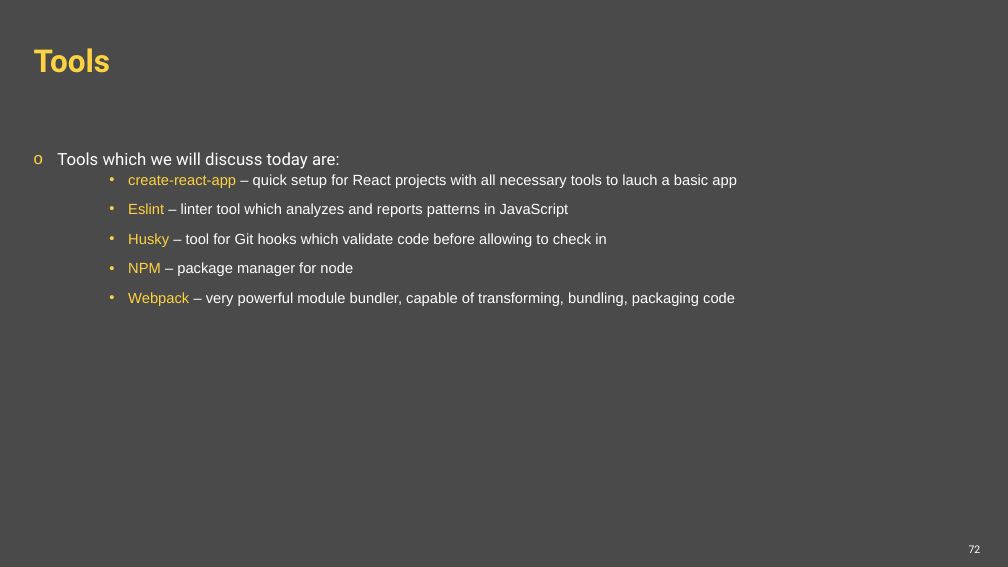
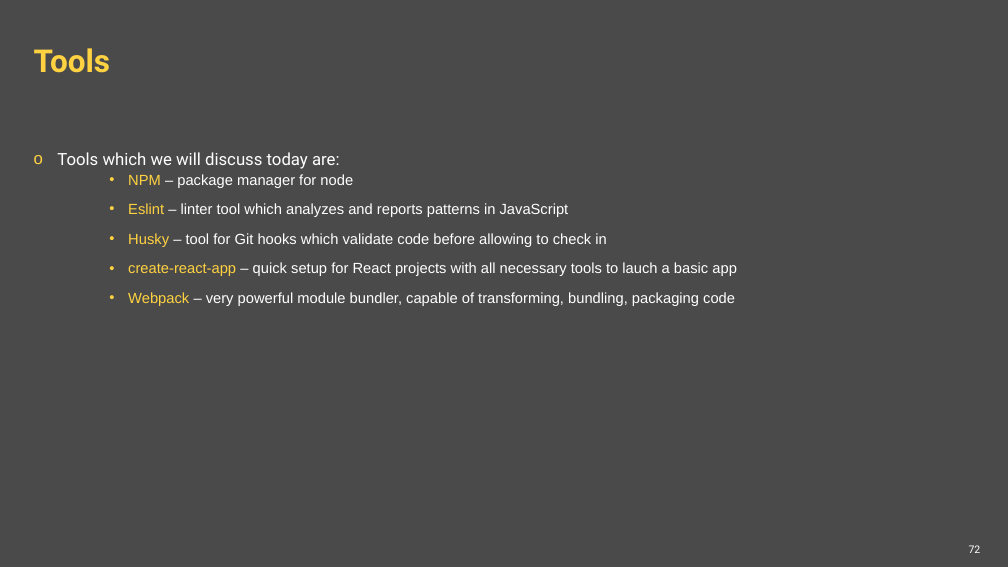
Before and after one commit to ppuzio/react-course-examples, a slide deck: slide 72 of React BEST course.pptx. Drawn at 1008x567 pixels with LibreOffice and Linux fonts; fonts in the diff are those of the drawing; background and template pictures are left out. Boxes give left, top, right and bottom in pixels: in the first picture for what was removed or moved away, otherwise in the second. Text is boxed around its words. In the diff, an @@ line names an element or a change of style, - is before the commit and + after.

Commit message:
presentation patch

```diff
--- a/React BEST course.pptx
+++ b/React BEST course.pptx
@@ text at bbox=[128, 174, 353, 188]: text changed @@
-    • create-react-app – quick setup for React projects with all necessary tools to lauch a basic app
+    • NPM – package manager for node
@@ text at bbox=[128, 262, 737, 276]: text changed @@
-    • NPM – package manager for node
+    • create-react-app – quick setup for React projects with all necessary tools to lauch a basic app
```
